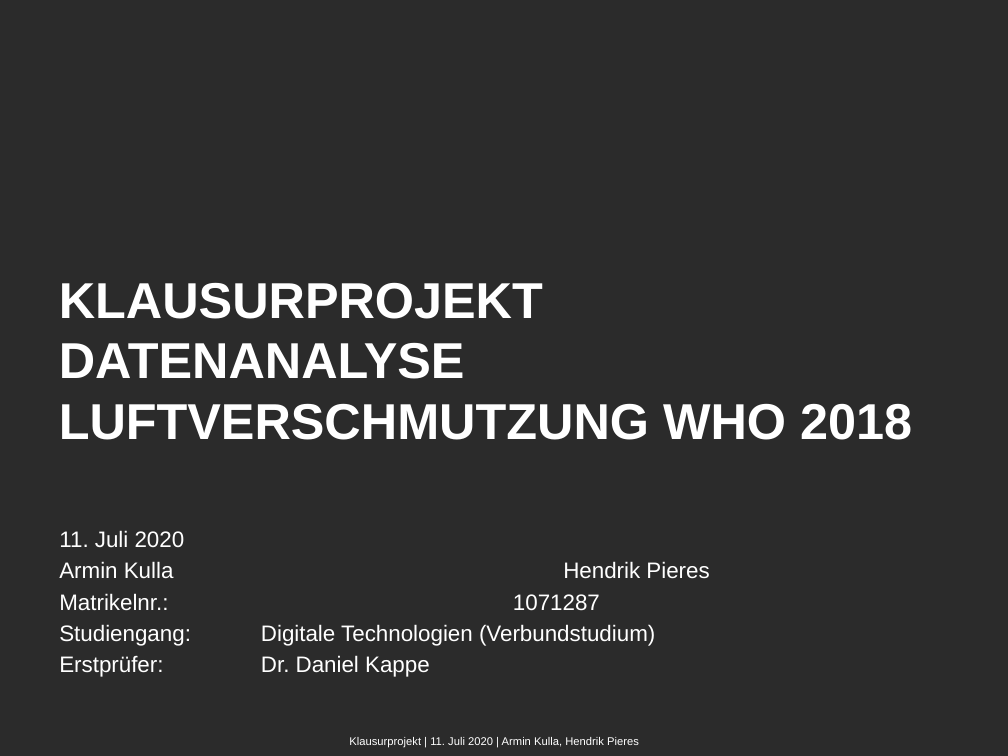
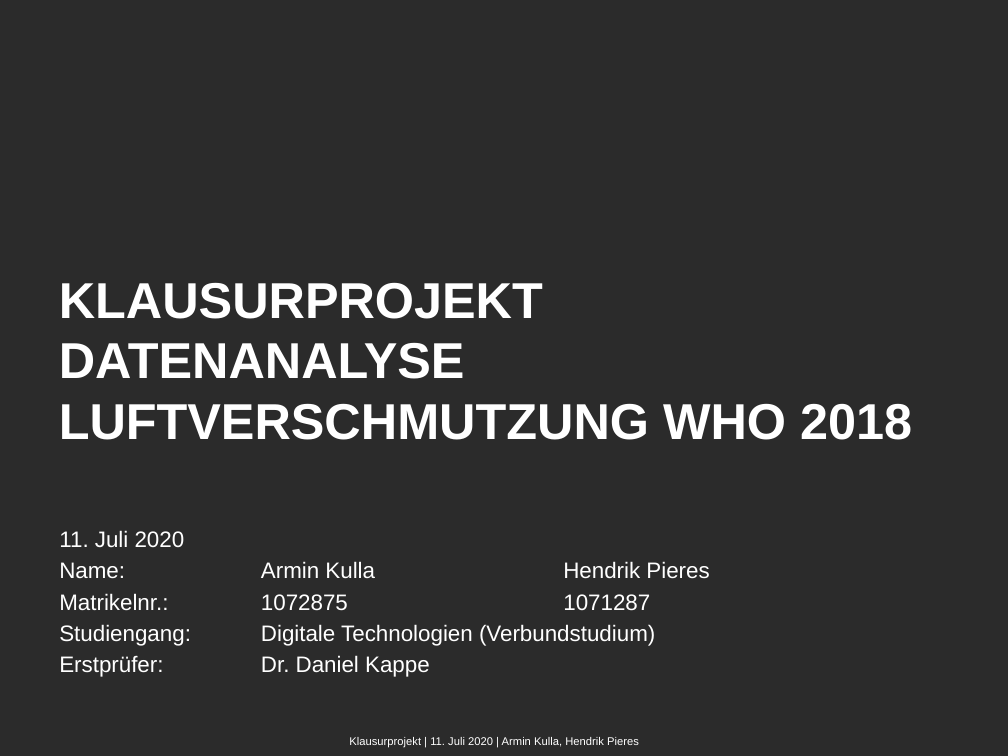
Before and after one commit to Florian-Krax/WDT-PZD-Group-3, a slide deck: slide 1 of Klausur/Klausurprojekt PZD.pptx. Drawn at 1008x756 pixels with LibreOffice and Linux fonts; fonts in the diff are those of the drawing; background and template pictures are left out; a plain dark background stands for a picture behind light text. Boxes give left, top, right and bottom in pixels: in the first picture for what was removed or moved away, otherwise in the second. Text is boxed around its words. In the diff, an @@ line names an element or a change of style, - is before the commit and + after.

```diff
--- a/Klausur/Klausurprojekt PZD.pptx
+++ b/Klausur/Klausurprojekt PZD.pptx
@@ text at (59, 561, 709, 611): text changed @@
-Armin Kulla Hendrik Pieres
-Matrikelnr.: 1071287
+Name: Armin Kulla Hendrik Pieres
+Matrikelnr.: 1072875 1071287
```
Also in this commit, not shown: 3 other slides changed, 1 slide added, 5 other files.
